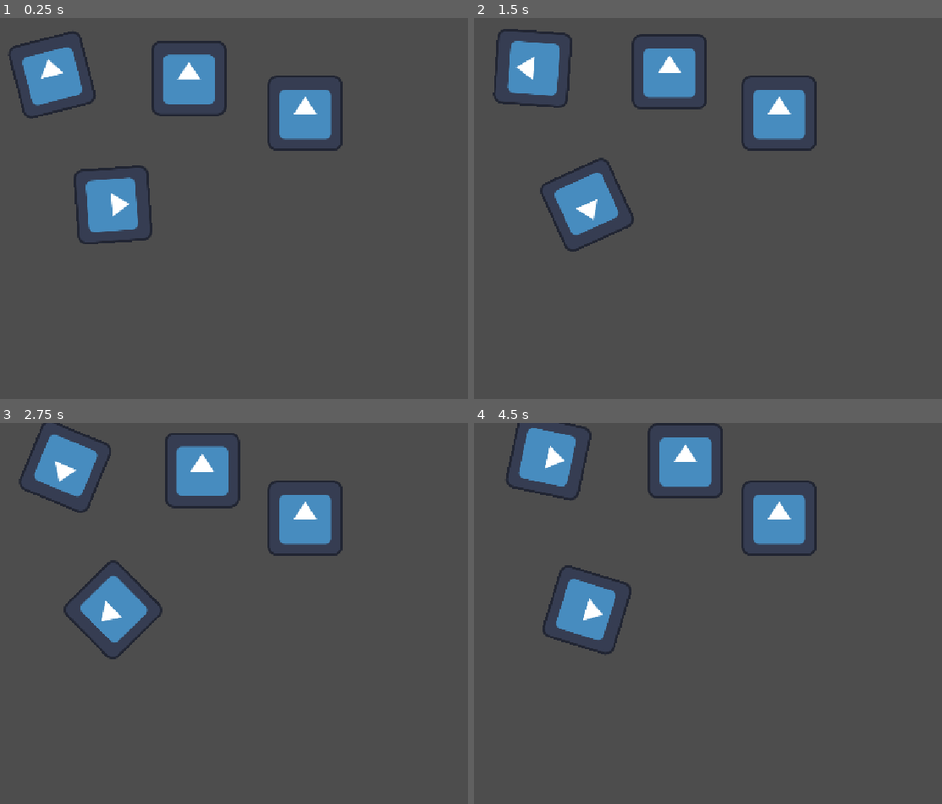
Above: before the commit, frames 1-4 (two rows, left to right).
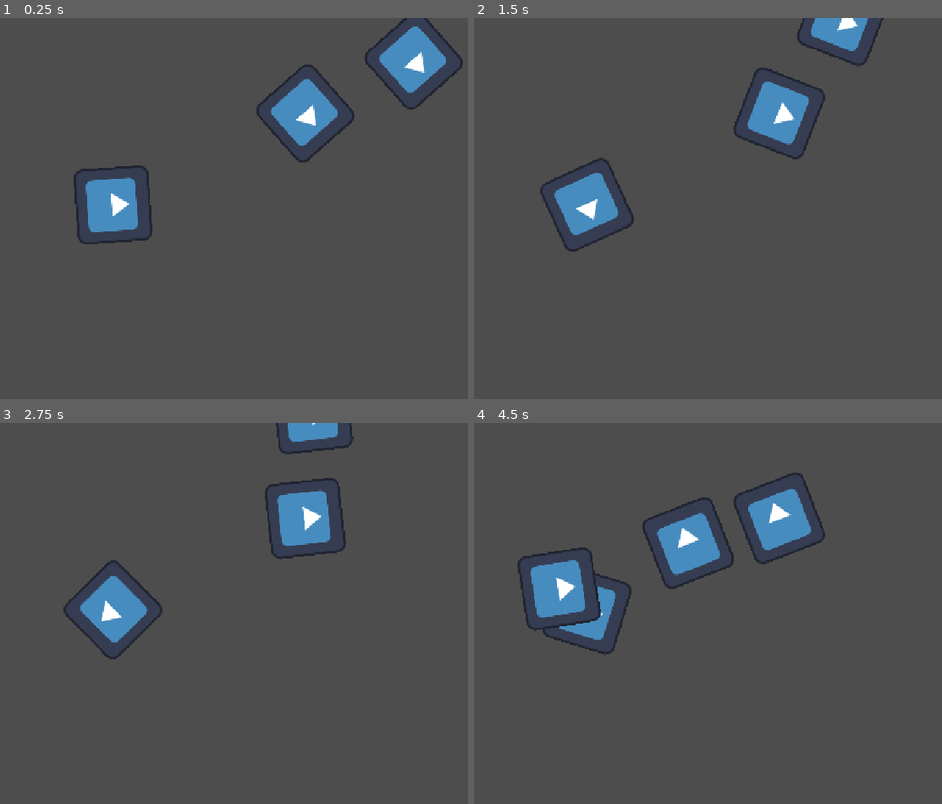
Above: after the commit, the same moments.

Repository: 23483/gamegamegametearaa
Game: Godot game, scene res://world.tscn
The game is run twice, just before and just after one commit, with the same random seed, the same clock (stepped at 60 frames per second) and the same inputs. The project has no main scene, so this scene is started directly. The engine's default icon, where the game draws it, is replaced by a stand-in: a white triangle on a blue panel in a dark square.
Inputs:
- Up to frame 1 (0.25 s): no input
- Up to frame 2 (1.5 s): no input
- Up to frame 3 (2.75 s): no input
- Up to frame 4 (4.5 s): no input

The runs differ from the first frame. In frame 1, 6.9% of the frame differs, in the area x 1-99%, y 0-38%; in frame 2, 5.9%; in frame 3, 5.1%; in frame 4, 8.5%, in the area x 6-76%, y 0-55%.

Commit message:
i frogot that the children are locked toeather or smth so i made a thing that looks pretty cool

Diff:
--- a/world.gd
+++ b/world.gd
@@ -3,6 +3,7 @@
 @onready var icon: Sprite2D = $christ
 @onready var anticrist_3: Sprite2D = $anticrist/anticrist2/anticrist3
 @onready var anticrist2: Sprite2D = $anticrist/anticrist2
+@onready var anticrist1: Sprite2D = $anticrist
 # Called when the node enters the scene tree for the first time.
 func _ready() -> void:
 	pass
@@ -17,4 +18,5 @@
 	anticrist_3.position.x -= delta*9999
 	anticrist_3.position.y += delta*9999
 	anticrist2.position.x += delta*9
-	anticrist2.position.y -= delta*9
+	anticrist2.position.y += delta*9
+	anticrist1.rotate(delta+99)
